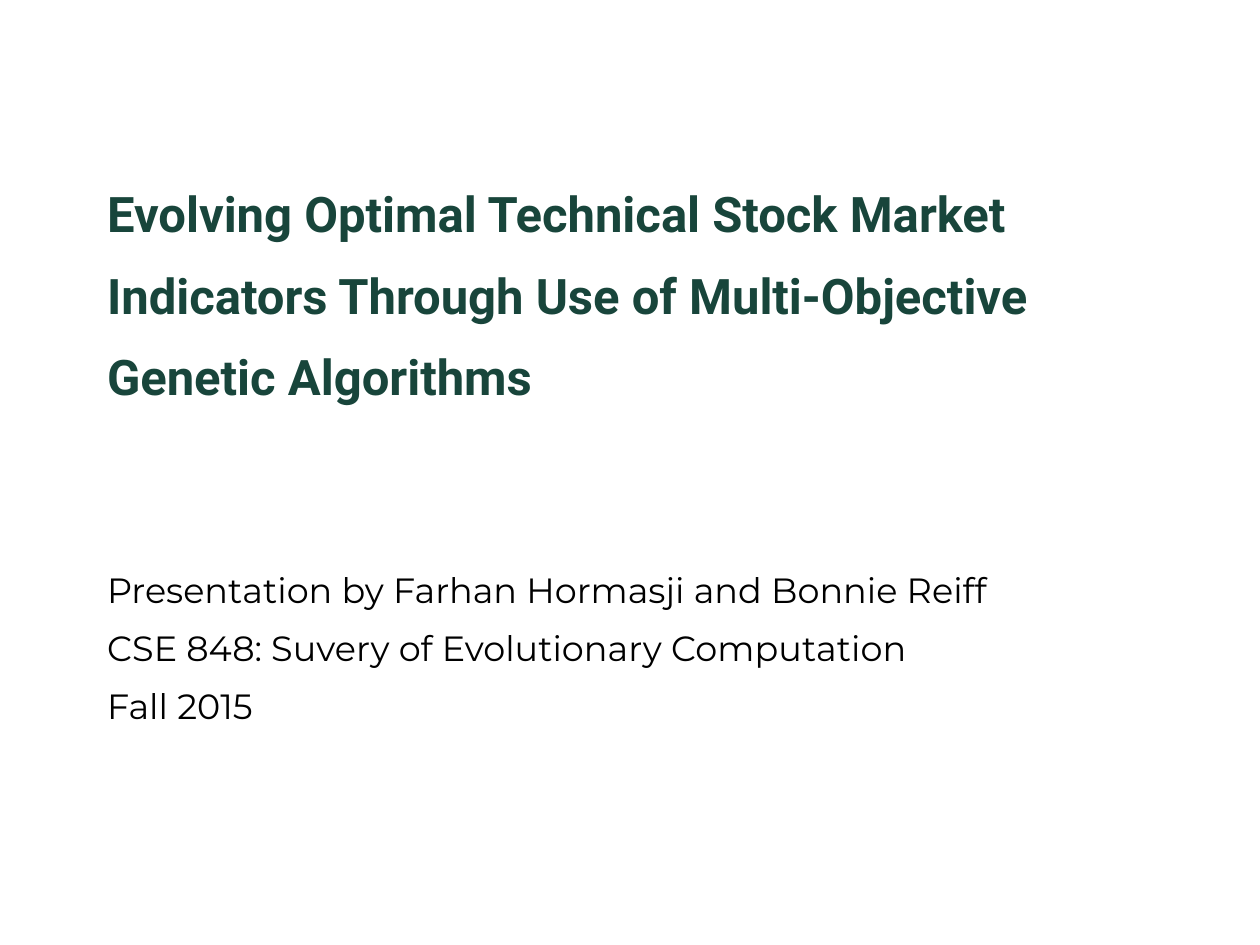
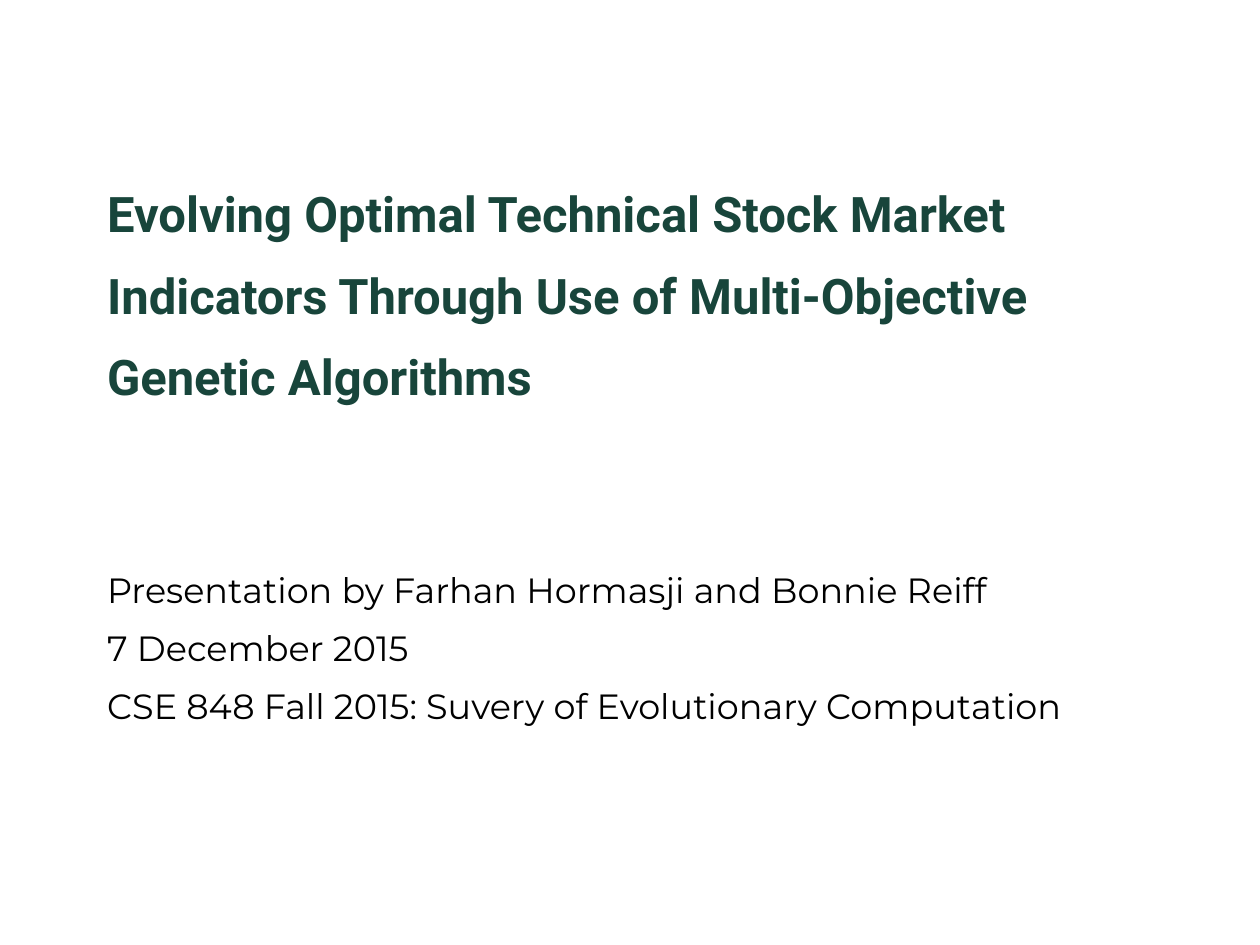
Before and after one commit to fhh23/Evolving-Stock-Market-Indicators-Using-Multi-Objective-Genetic-Algorithms, a slide deck: slide 1 of CSE848_Hormasji_Reiff_ProjectPresentation.pptx. Drawn at 1260x945 pixels with LibreOffice and Linux fonts; fonts in the diff are those of the drawing; background and template pictures are left out. Boxes give left, top, right and bottom in pixels: in the first picture for what was removed or moved away, otherwise in the second. Text is boxed around its words. In the diff, an @@ line names an element or a change of style, - is before the commit and + after.

```diff
--- a/CSE848_Hormasji_Reiff_ProjectPresentation.pptx
+++ b/CSE848_Hormasji_Reiff_ProjectPresentation.pptx
@@ subtitle at <box>107,577,1061,726</box>: text changed @@
-Presentation by Farhan Hormasji and Bonnie Reiff
-CSE 848: Suvery of Evolutionary Computation
-Fall 2015
+Presentation by Farhan Hormasji and Bonnie Reiff
+7 December 2015
+CSE 848 Fall 2015: Suvery of Evolutionary Computation
```
Also in this commit, not shown: 10 other slides changed, 3 slides added, 1 slide removed, 3 other files.
